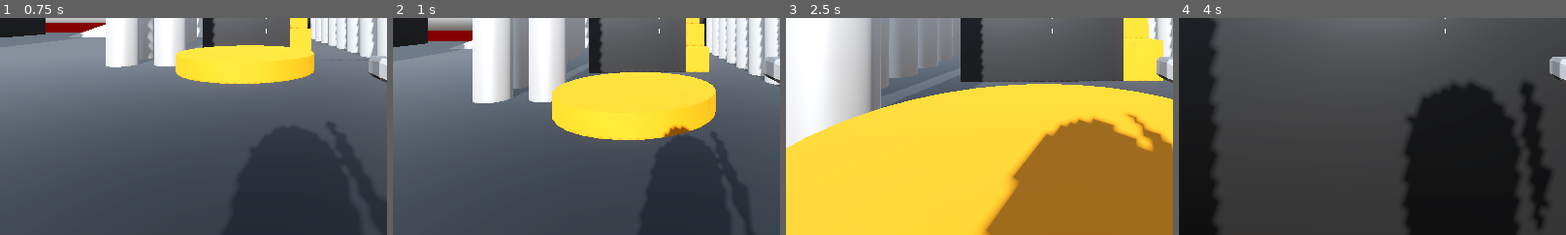
Above: before the commit, frames 1-4 (left to right).
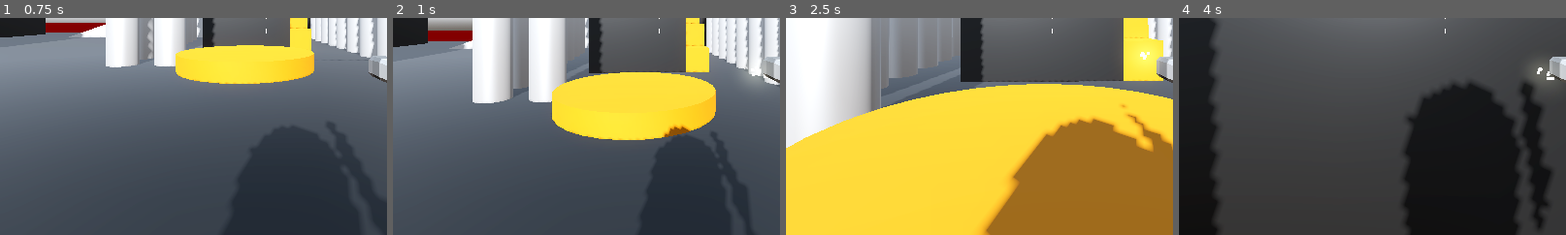
Above: after the commit, the same moments.

Repository: Assasquid/robot_rampage
Game: Godot game, scene res://Scenes/Levels/sand_box.tscn
The game is run twice, just before and just after one commit, with the same random seed, the same clock (stepped at 60 frames per second) and the same inputs.
Inputs (mouse positions are % of the whole screen's width and height, from its top left):
- Up to frame 1 (0.75 s): tap Enter at 0.5 s; move the mouse to (55, 50) at 0.52 s; press the mouse at (55, 50) at 0.53 s; hold W (move_forward) from 0.53 s (still down)
- Up to frame 2 (1 s): keep holding W (move_forward); tap Space (jump) at 0.77 s
- Up to frame 3 (2.5 s): keep holding W (move_forward); move the mouse to (45, 50) at 1.27 s; release the mouse at (45, 50) at 1.28 s; click (45, 50) at 1.35 s; tap Space (jump) at 1.52 s; move the mouse to (52, 48) at 2.02 s; press the mouse at (52, 48) at 2.03 s
- Up to frame 4 (4 s): keep holding W (move_forward); move the mouse to (49, 52) at 2.77 s; release the mouse at (49, 52) at 2.78 s; click (49, 52) at 2.85 s; tap Space (jump) at 3.02, 3.77 s; move the mouse to (57, 51) at 3.52 s; press the mouse at (57, 51) at 3.53 s
The pictures show only the part of the screen within x 16-66%, y 50-100%; the shares and areas given below are measured in that part.

Frame 1 is identical in both runs. In frame 2, 0.4% of the frame differs, in the area x 90-98%, y 20-31%; in frame 3, 0.5%, in the area x 86-97%, y 12-42%; in frame 4, 0.5%.

Commit message:
Add particles when weapons are fired.

Diff:
--- a/Scenes/SMG.tscn
+++ b/Scenes/SMG.tscn
@@ -1,10 +1,84 @@
-[gd_scene load_steps=3 format=3 uid="uid://c47x51n00rgd8"]
+[gd_scene load_steps=13 format=3 uid="uid://c47x51n00rgd8"]
 
 [ext_resource type="PackedScene" uid="uid://b3w3hydiii1fh" path="res://Scenes/hitscan_weapon.tscn" id="1_hdjfw"]
 [ext_resource type="PackedScene" uid="uid://qmps5amwi40p" path="res://Assets/Weapons/SMG.glb" id="2_iauo0"]
 
-[node name="SMG" node_paths=PackedStringArray("weapon_mesh") instance=ExtResource("1_hdjfw")]
+[sub_resource type="StandardMaterial3D" id="StandardMaterial3D_qowly"]
+emission_enabled = true
+emission = Color(1, 1, 0.768627, 1)
+emission_energy_multiplier = 3.0
+
+[sub_resource type="Curve" id="Curve_fnghw"]
+_data = [Vector2(0, 1), 0.0, 0.0, 0, 0, Vector2(0.985507, 0), 0.0, 0.0, 0, 0]
+point_count = 2
+
+[sub_resource type="CurveTexture" id="CurveTexture_1tbkj"]
+curve = SubResource("Curve_fnghw")
+
+[sub_resource type="ParticleProcessMaterial" id="ParticleProcessMaterial_y6udb"]
+direction = Vector3(0, 0, -1)
+spread = 5.0
+initial_velocity_min = 5.0
+initial_velocity_max = 9.0
+gravity = Vector3(0, 0, 0)
+scale_curve = SubResource("CurveTexture_1tbkj")
+
+[sub_resource type="BoxMesh" id="BoxMesh_24fyk"]
+size = Vector3(0.1, 0.1, 0.1)
+
+[sub_resource type="StandardMaterial3D" id="StandardMaterial3D_pcre2"]
+transparency = 1
+albedo_color = Color(1, 1, 1, 0.556863)
+emission_enabled = true
+emission = Color(1, 0.607843, 0, 1)
+emission_energy_multiplier = 3.0
+
+[sub_resource type="Curve" id="Curve_qjndt"]
+_data = [Vector2(0, 1), 0.0, 0.11029, 0, 0, Vector2(1, 0), 0.465455, 0.0, 0, 0]
+point_count = 2
+
+[sub_resource type="CurveTexture" id="CurveTexture_tbn3i"]
+curve = SubResource("Curve_qjndt")
+
+[sub_resource type="ParticleProcessMaterial" id="ParticleProcessMaterial_4ltgj"]
+direction = Vector3(0, 0, -1)
+spread = 87.0
+initial_velocity_min = 1.0
+initial_velocity_max = 5.0
+gravity = Vector3(0, 0, 0)
+scale_curve = SubResource("CurveTexture_tbn3i")
+
+[sub_resource type="BoxMesh" id="BoxMesh_eevd8"]
+size = Vector3(0.07, 0.07, 0.07)
+
+[node name="SMG" node_paths=PackedStringArray("weapon_mesh", "muzzle_flash", "muzzle_flash2") instance=ExtResource("1_hdjfw")]
 weapon_mesh = NodePath("SMG")
+muzzle_flash = NodePath("MuzzleFlash")
+muzzle_flash2 = NodePath("GPUParticles3D")
 
 [node name="SMG" parent="." index="1" instance=ExtResource("2_iauo0")]
 transform = Transform3D(1, 0, 0, 0, 1, 0, 0, 0, 1, 0.7, -0.35, -0.7)
+
+[node name="MuzzleFlash" type="GPUParticles3D" parent="." index="3"]
+transform = Transform3D(1, 0, 0, 0, 1, 0, 0, 0, 1, 0.7, -0.3, -1.8)
+material_override = SubResource("StandardMaterial3D_qowly")
+emitting = false
+lifetime = 0.07
+one_shot = true
+explosiveness = 1.0
+fixed_fps = 60
+visibility_aabb = AABB(-4, -4, -2.35268, 8, 8, 4.70535)
+process_material = SubResource("ParticleProcessMaterial_y6udb")
+draw_pass_1 = SubResource("BoxMesh_24fyk")
+
+[node name="GPUParticles3D" type="GPUParticles3D" parent="." index="4"]
+transform = Transform3D(1, 0, 0, 0, 1, 0, 0, 0, 1, 0.7, -0.3, -1.8)
+material_override = SubResource("StandardMaterial3D_pcre2")
+emitting = false
+amount = 32
+lifetime = 0.05
+one_shot = true
+explosiveness = 1.0
+fixed_fps = 60
+process_material = SubResource("ParticleProcessMaterial_4ltgj")
+draw_pass_1 = SubResource("BoxMesh_eevd8")
--- a/Scripts/hitscan_weapon.gd
+++ b/Scripts/hitscan_weapon.gd
@@ -1,6 +1,9 @@
 extends Node3D
 
 @export var weapon_mesh: Node3D
+@export var muzzle_flash: GPUParticles3D
+@export var muzzle_flash2: GPUParticles3D
+
 @export var fire_rate := 14.0
 @export var recoil := 0.05
 @export var recoil_lerp_amount := 10.0
@@ -20,6 +23,8 @@
 
 
 func shoot() -> void:
+	muzzle_flash.restart()
+	muzzle_flash2.restart()
 	cooldown_timer.start(1.0 / fire_rate)
 	var collider = ray_cast_3d.get_collider()
 	printt("Weapon fired!", collider)
